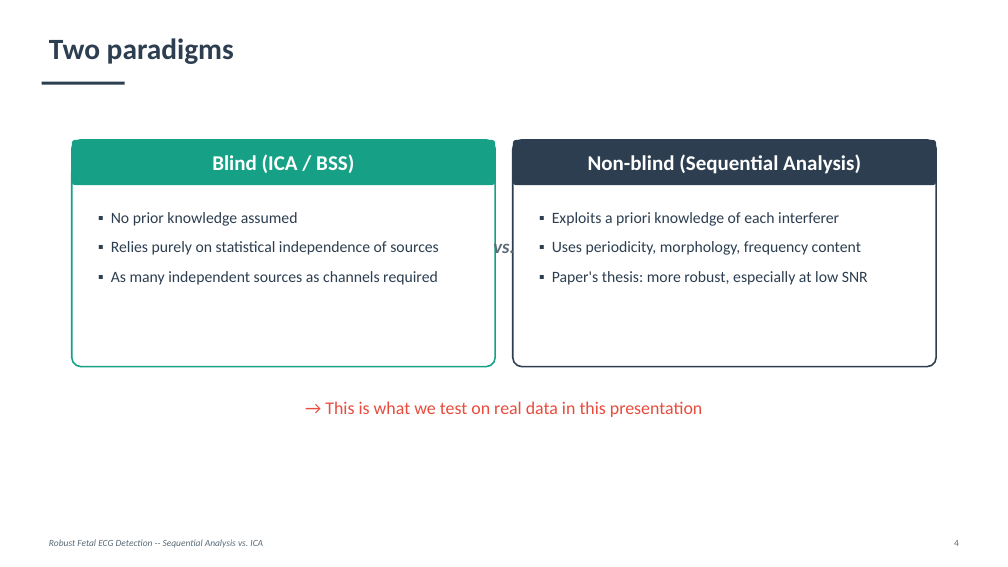
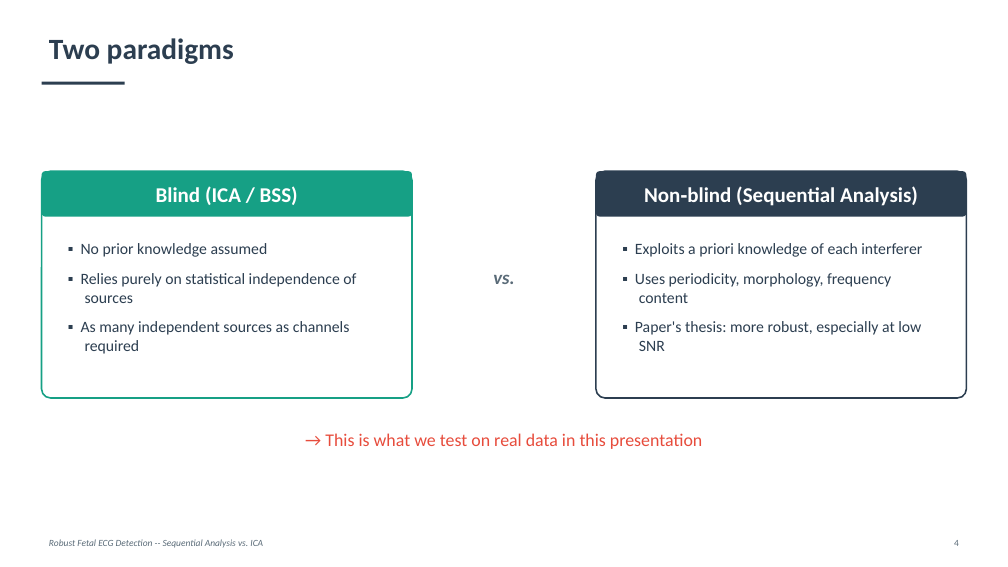
Before and after one commit to fedeceru/BSP_project, a slide deck: slide 4 of presentation/BSP_presentation.pptx. Drawn at 1008x567 pixels with LibreOffice and Linux fonts; fonts in the diff are those of the drawing. Boxes give left, top, right and bottom in pixels: in the first picture for what was removed or moved away, otherwise in the second. Text is boxed around its words. In the diff, an @@ line names an element or a change of style, - is before the commit and + after.

Commit message:
Aggiorna la presentazione e migliora la gestione del layout nel generatore di diapositive

```diff
--- a/presentation/BSP_presentation.pptx
+++ b/presentation/BSP_presentation.pptx
@@ rounded rectangle "Blind (ICA / BSS)": place and size @@
-rounded rectangle "Blind (ICA / BSS)" at bbox=[72, 140, 495, 185]
+rounded rectangle "Blind (ICA / BSS)" at bbox=[42, 172, 412, 217]
@@ rounded rectangle: place and size @@
-rounded rectangle at bbox=[72, 140, 495, 367]
+rounded rectangle at bbox=[42, 172, 412, 399]
@@ rounded rectangle "Non‑blind (Sequential Analysis)": place and size @@
-rounded rectangle "Non‑blind (Sequential Analysis)" at bbox=[513, 140, 936, 185]
+rounded rectangle "Non‑blind (Sequential Analysis)" at bbox=[596, 172, 966, 217]
@@ rounded rectangle: place and size @@
-rounded rectangle at bbox=[513, 140, 936, 367]
+rounded rectangle at bbox=[596, 172, 966, 399]
@@ text in rounded rectangle at bbox=[644, 186, 918, 206]: text changed @@
-Non-blind (Sequential Analysis)
+Non‑blind (Sequential Analysis)
@@ text "▪ No prior knowledge assumed": place and size @@
-text "▪ No prior knowledge assumed" at bbox=[111, 212, 439, 285]
+text "▪ No prior knowledge assumed" at bbox=[81, 243, 356, 354]
@@ text "▪ No prior knowledge assumed" at bbox=[81, 243, 356, 354]: indent changed @@
@@ text "▪ Exploits a priori knowledge ..." at bbox=[635, 243, 922, 351]: indent changed @@
@@ text "▪ Exploits a priori knowledge ...": place and size @@
-text "▪ Exploits a priori knowledge ..." at bbox=[552, 212, 868, 285]
+text "▪ Exploits a priori knowledge ..." at bbox=[635, 243, 922, 351]
@@ text "vs." rewrapped from bbox=[493, 237, 514, 258] to bbox=[493, 274, 514, 284] @@
@@ text "→ This is what we ...": place and size @@
-text "→ This is what we ..." at bbox=[325, 401, 702, 417]
+text "→ This is what we ..." at bbox=[325, 433, 702, 449]
```
Also in this commit, not shown: 19 other slides changed, 2 other files.
